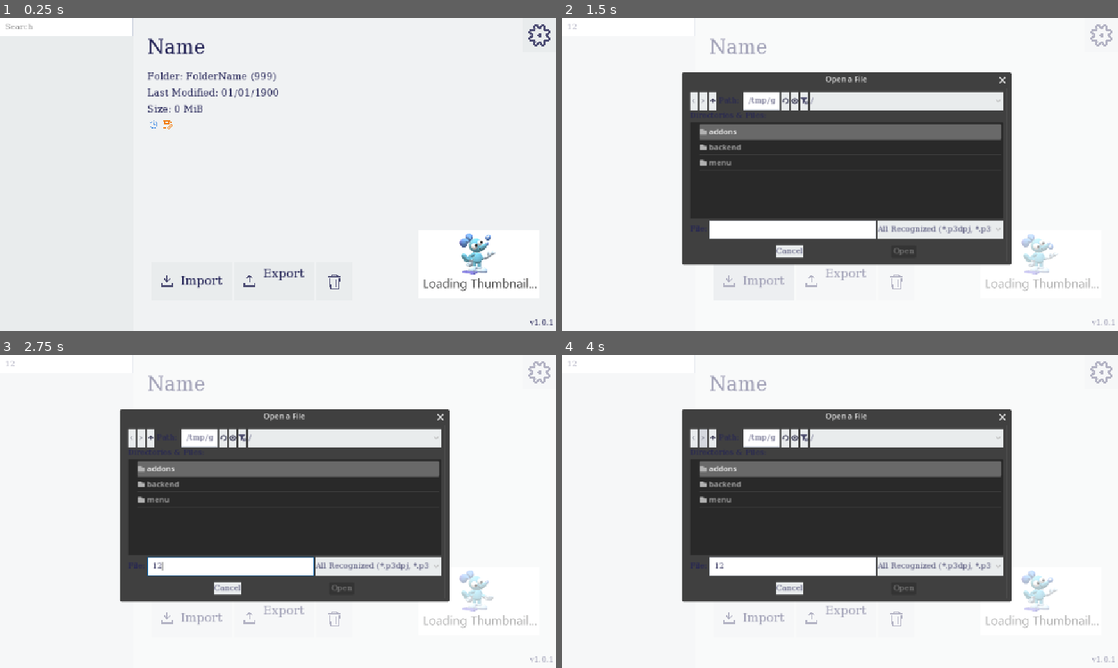
Above: before the commit, frames 1-4 (two rows, left to right).
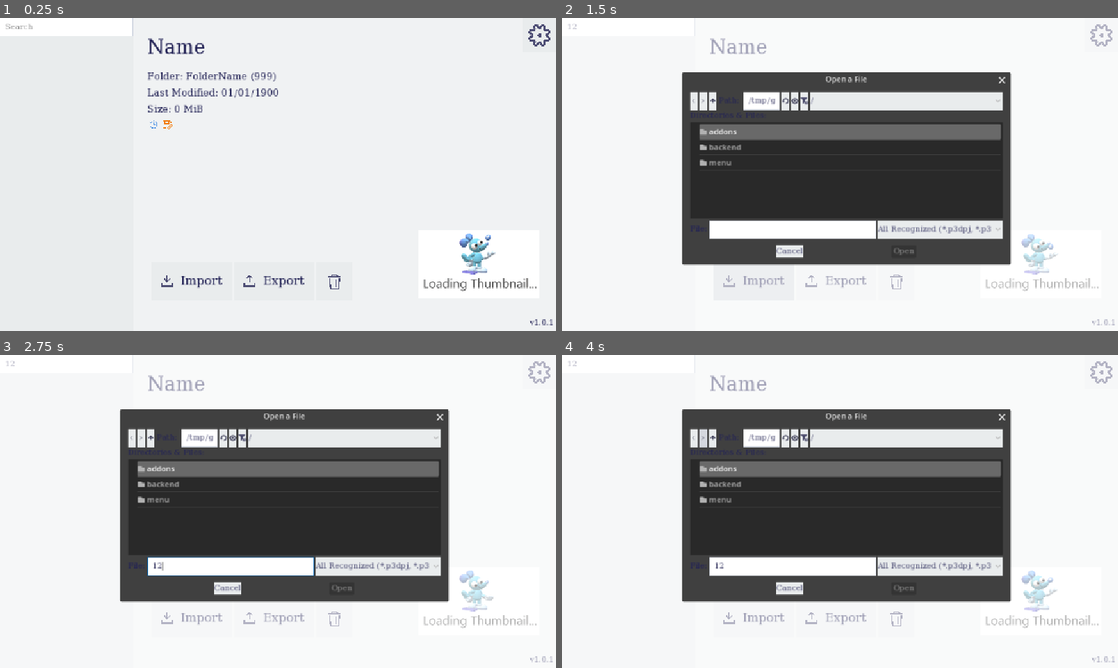
Above: after the commit, the same moments.

Repository: silkycell/Paint-3D-Project-Manager
Game: Godot game, scene res://menu/projects/projects_menu.tscn
The game is run twice, just before and just after one commit, with the same random seed, the same clock (stepped at 60 frames per second) and the same inputs.
Inputs (mouse positions are in pixels of both pictures, inside the frame that each line leads up to):
- Up to frame 1 (0.25 s): no input
- Up to frame 2 (1.5 s): click (628, 27) at 0.52 s; type "12" at 0.6 s; click (751, 280) at 1.25 s
- Up to frame 3 (2.75 s): click (227, 567) at 2.02 s; type "12" at 2.1 s
- Up to frame 4 (4 s): click (701, 436) at 2.75 s; click (701, 436) at 3.5 s

The runs differ from the first frame. In frame 1, 0.2% of the frame differs, in the area x 47-55%, y 80-87%; in frame 2, 0.4%; in frame 3, 0.4%, in the area x 47-81%, y 17-86%; in frame 4, 0.4%.
Error in both runs: Out of bounds get index '0' (on base: 'Array[Project]') (res://backend/global_signal_handler.gd:3)

Commit message:
upgrade to 4.4.dev7

Diff:
--- a/menu/projects/projects_menu.tscn
+++ b/menu/projects/projects_menu.tscn
@@ -218,8 +218,7 @@
 layout_mode = 2
 theme = ExtResource("1_ti7wl")
 theme_override_font_sizes/font_size = 25
-text = "Export
-"
+text = "Export"
 horizontal_alignment = 1
 vertical_alignment = 1
 
--- a/project.godot
+++ b/project.godot
@@ -37,6 +37,10 @@
 window/stretch/aspect="expand"
 window/vsync/vsync_mode=0
 
+[dotnet]
+
+project/assembly_name="Paint 3D Project Manager"
+
 [rendering]
 
 renderer/rendering_method="gl_compatibility"
Not shown: 1 places in menu/projects/projects_menu.tscn that only renumber resources
